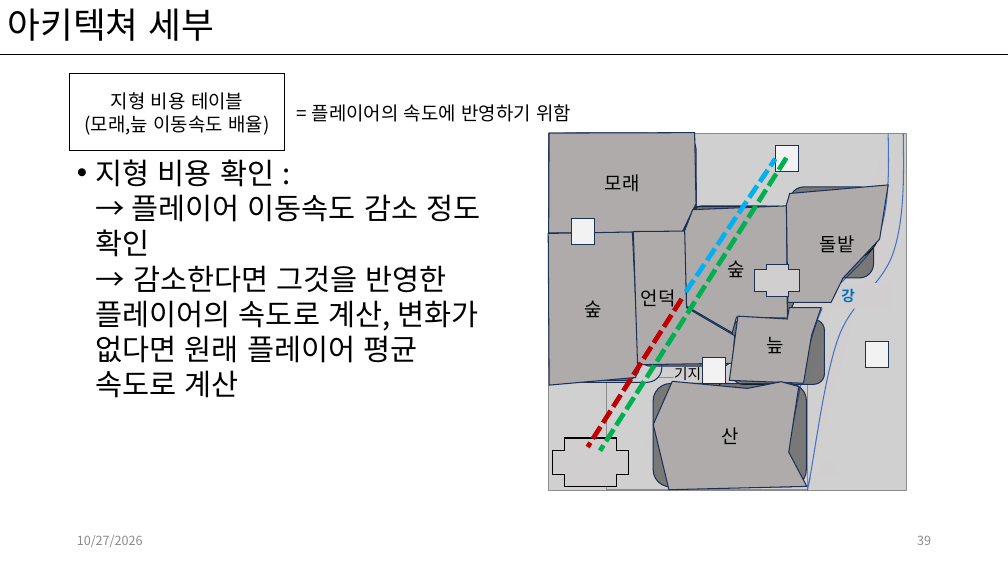
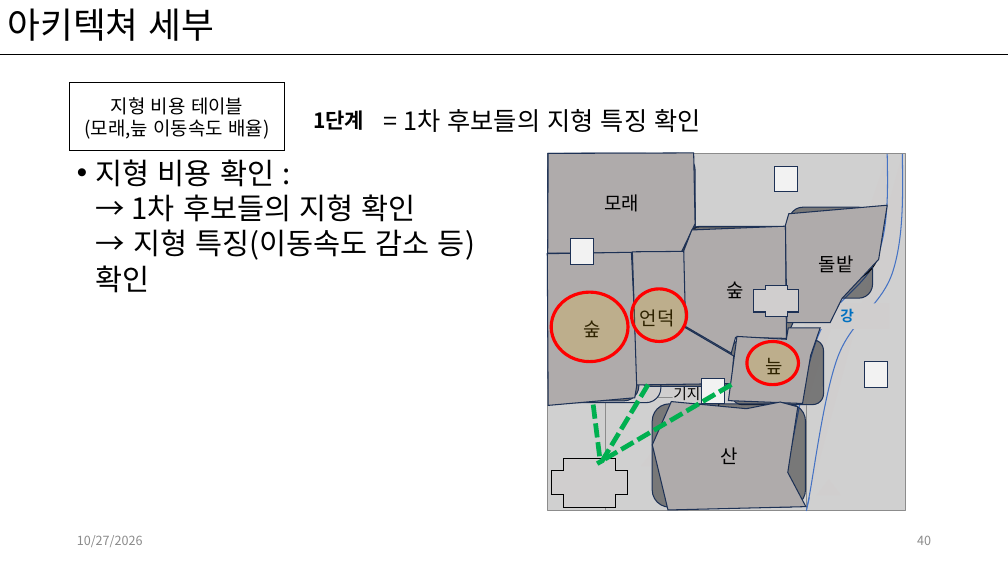
Before and after one commit to kwakyerin/2026_Graduation_Project, a slide deck: slide 40 of documents/HyunahKwon/design/designing/for_teammates/배트와 달트_기획.pptx (slide 39 before the commit). Drawn at 1008x567 pixels with LibreOffice and Linux fonts; fonts in the diff are those of the drawing; grey boxes stand for pictures. Boxes give left, top, right and bottom in pixels: in the first picture for what was removed or moved away, otherwise in the second. Text is boxed around its words. In the diff, an @@ line names an element or a change of style, - is before the commit and + after.

Commit message:
경로 지형 반영 아키텍쳐 세부 진행중

```diff
--- a/documents/HyunahKwon/design/designing/for_teammates/배트와 달트_기획.pptx
+++ b/documents/HyunahKwon/design/designing/for_teammates/배트와 달트_기획.pptx
@@ rectangle "지형 비용 테이블 (모래,늪 이동속도 ...": place and size @@
-rectangle "지형 비용 테이블 (모래,늪 이동속도 ..." at [70,74,285,151]
+rectangle "지형 비용 테이블 (모래,늪 이동속도 ..." at [70,82,285,150]
@@ text removed at [312,104,571,122] @@
-= 플레이어의 속도에 반영하기 위함
@@ text added at [313,110,364,130], 20 pt, text #000000, bold @@
+1단계
@@ text added at [403,109,700,132], 24 pt, text #000000 @@
+= 1차 후보들의 지형 특징 확인
@@ rounded rectangle removed at [549,133,696,234] @@
@@ text at [96,159,475,293]: text changed @@
-• 지형 비용 확인 :
-  → 플레이어 이동속도 감소 정도 확인
-  → 감소한다면 그것을 반영한 플레이어의 속도로 계산, 변화가 없다면 원래 플레이어 평균 속도로 계산
+• 지형 비용 확인 :
+  → 1차 후보들의 지형 확인
+  → 지형 특징(이동속도 감소 등) 확인
@@ rounded rectangle: place and size @@
-rounded rectangle at [640,234,682,306]
+rounded rectangle at [548,154,696,254]
@@ line removed from (786, 158) to (600, 451) @@
@@ line removed from (686, 292) to (776, 159) @@
@@ rounded rectangle added at [640,255,681,326], fill #000000 at 42% opacity, outline #1E3256 1 pt @@
@@ rounded rectangle removed at [550,293,662,382] @@
@@ ellipse added at [551,292,628,361], fill #FFC000 at 18% opacity, outline #FF0000 3 pt @@
@@ line removed from (682, 299) to (588, 447) @@
@@ ellipse added at [631,289,687,342], fill #FFC000 at 18% opacity, outline #FF0000 3 pt @@
@@ rounded rectangle added at [548,313,661,402], fill #D0CECE, outline #1E3256 1 pt, 18 pt, text #000000 @@
+숲1
@@ ellipse added at [747,342,799,385], fill #FFC000 at 18% opacity, outline #FF0000 3 pt @@
@@ line added from (731, 385) to (597, 464), #00B050 4.5 pt dashed @@
@@ line added from (648, 385) to (600, 464), #00B050 4.5 pt dashed @@
@@ line added from (594, 405) to (600, 464), #00B050 4.5 pt dashed @@
@@ 9 freeform shapes, 7 rounded rectangles, 5 triangles, 4 rectangles, 2 pictures, 2 pluses, 2 texts, 2 plus signs, 1 snip diag rect, 1 ellipse, 1 parallelogram: place and size @@
-9 freeform shapes, 7 rounded rectangles, 5 triangles, 4 rectangles, 2 pictures, 2 pluses, 2 texts, 2 plus signs, 1 snip diag rect, 1 ellipse, 1 parallelogram at [548,132,906,491]
+9 freeform shapes, 7 rounded rectangles, 5 triangles, 4 rectangles, 2 pictures, 2 pluses, 2 texts, 2 plus signs, 1 snip diag rect, 1 ellipse, 1 parallelogram at [547,153,905,511]
@@ page number at [917,536,931,545]: text changed @@
-39
+40
```
Also in this commit, not shown: 4 other slides changed, 5 slides added, 1 other file.
